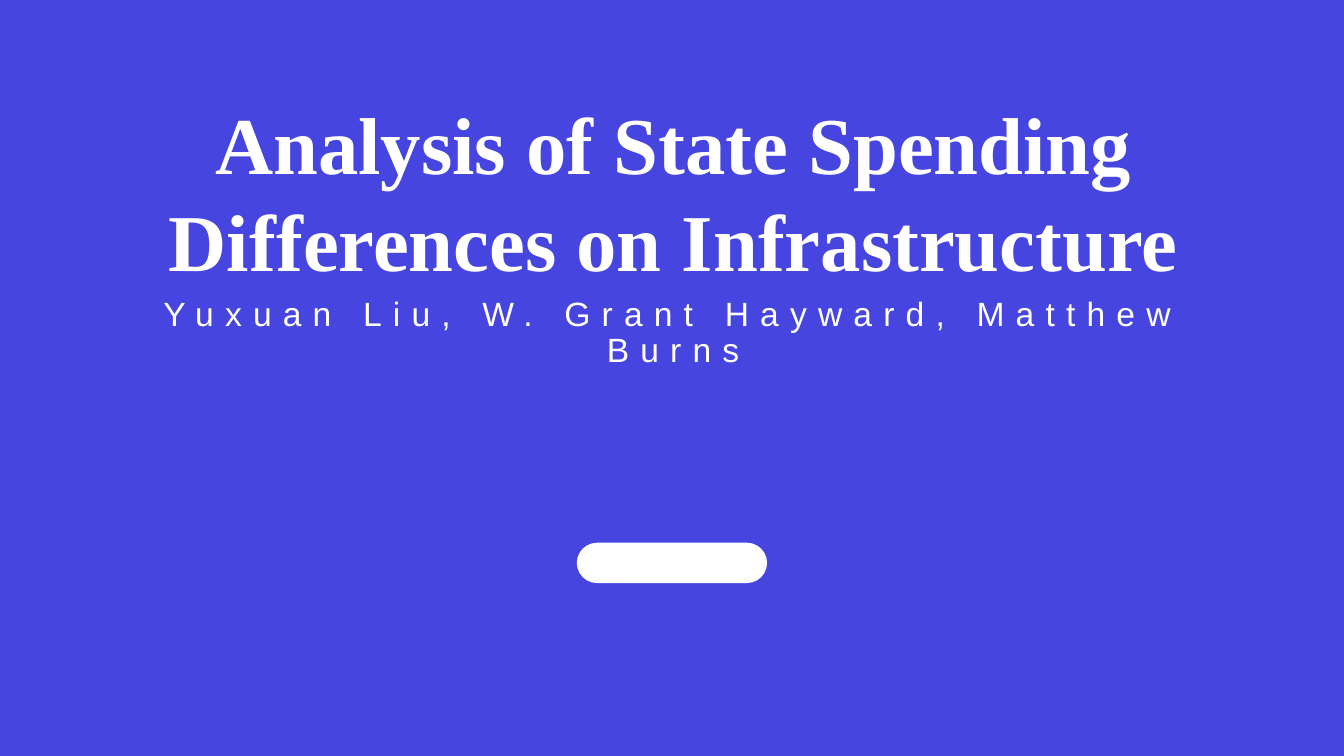
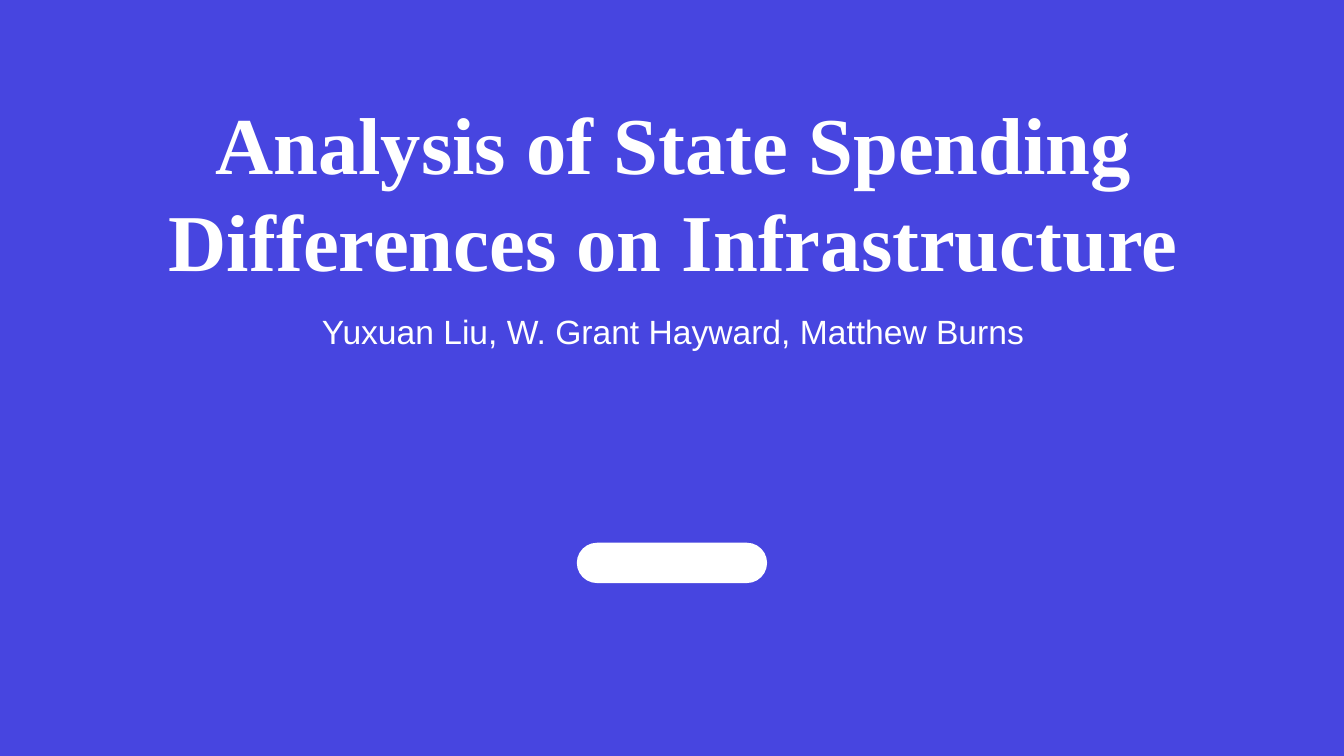
Before and after one commit to IronSnow02/EC-Graduate-Project, a slide deck: slide 1 of EC499.pptx. Drawn at 1344x756 pixels with LibreOffice and Linux fonts; fonts in the diff are those of the drawing; background and template pictures are left out. Boxes give left, top, right and bottom in pixels: in the first picture for what was removed or moved away, otherwise in the second. Text is boxed around its words. In the diff, an @@ line names an element or a change of style, - is before the commit and + after.

```diff
--- a/EC499.pptx
+++ b/EC499.pptx
@@ subtitle "Yuxuan Liu, W. Grant Hayward, ..." at (x1=322, y1=319, x2=1024, y2=351): letter spacing 8 to 0 pt; indent changed; less space between paragraphs @@
```
Also in this commit, not shown: 5 other slides changed, 11 slides added, 6 slides removed.
